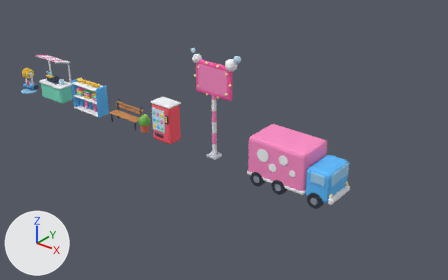
One commit to the glTF model public/models/buildings/props.glb: the scene before it, then after it.
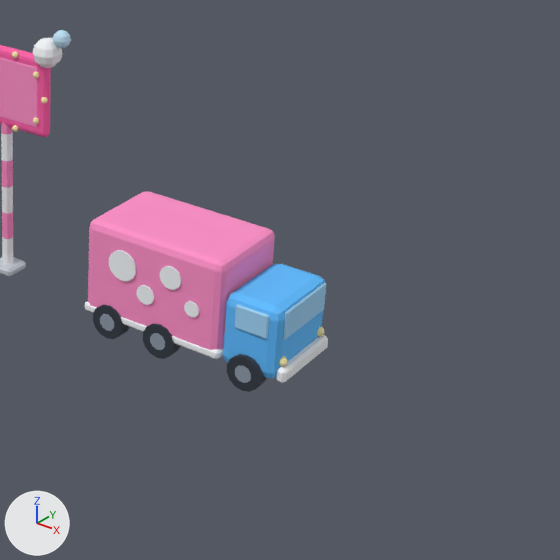
There are two pictures of each version: one whole from a 50 mm camera at (24.51, -21.73, 14.64) aimed at (6.51, 0.76, 0.69), one close up on the part from 47% to 100% of the width and 15% to 100% of the height. Lighting does not change. The marker at lower left points along +X, +Y and +Z. The older version's two pictures come first. Where no turn or scale is listed for an object, it has been applied to the vertices.

Objects in the first close-up: 'prop_sign_mesh', 'prop_truck_mesh'.
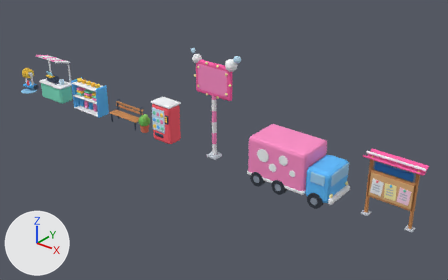
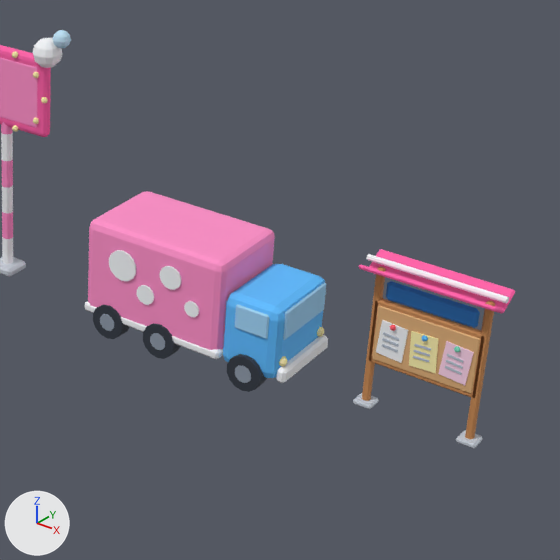
Location of each change, [x1, y1, x2, y2] in pixels of the close-ups (560 x 560 px):
```json
{"object": "prop_board_mesh", "change": "added", "after": [353, 249, 515, 448]}
```

The change, as JSON lines over the scene's bpy script:
```json
{"op": "add", "block": "me_prop_board_mesh", "code": ["me_prop_board_mesh = bpy.data.meshes.new('prop_board_mesh')", "me_prop_board_mesh.from_pydata(...)  # 398 vertices, 696 faces; spans x -1.28..1.28, y -0.42..0.42, z -1.49..1.49", "me_prop_board_mesh.materials.append(mat_toy)"]}
{"op": "add", "block": "ob_prop_board_mesh", "code": ["ob_prop_board_mesh = bpy.data.objects.new('prop_board_mesh', me_prop_board_mesh)", "ob_prop_board_mesh.location = (16.0, 0.0, 1.49)"]}
```
